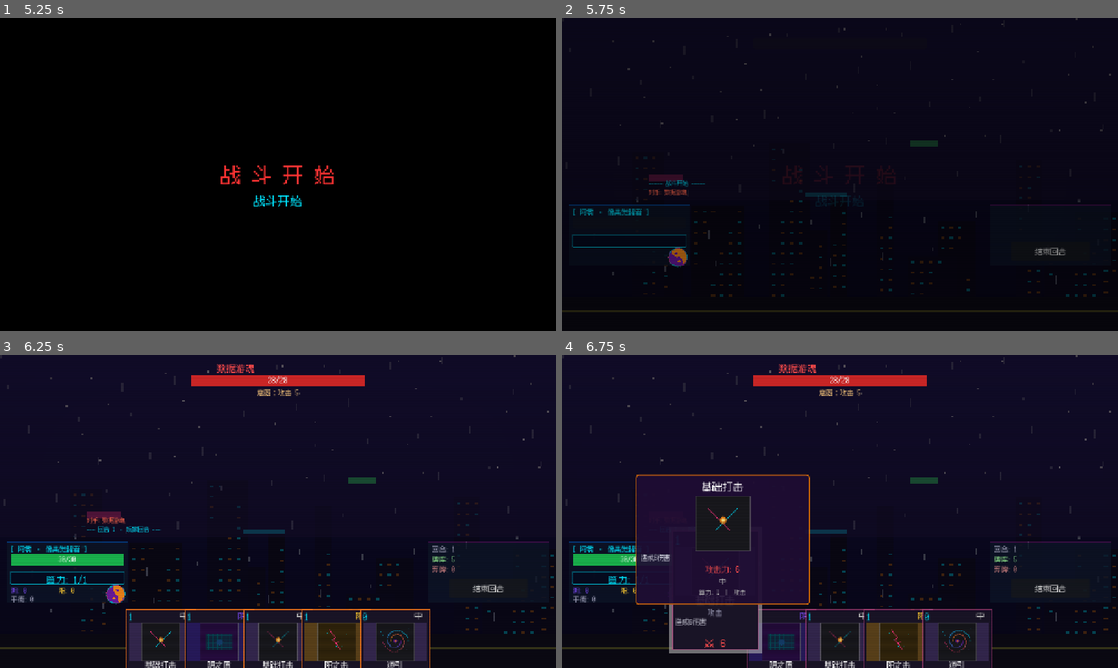
Above: before the commit, frames 1-4 (two rows, left to right).
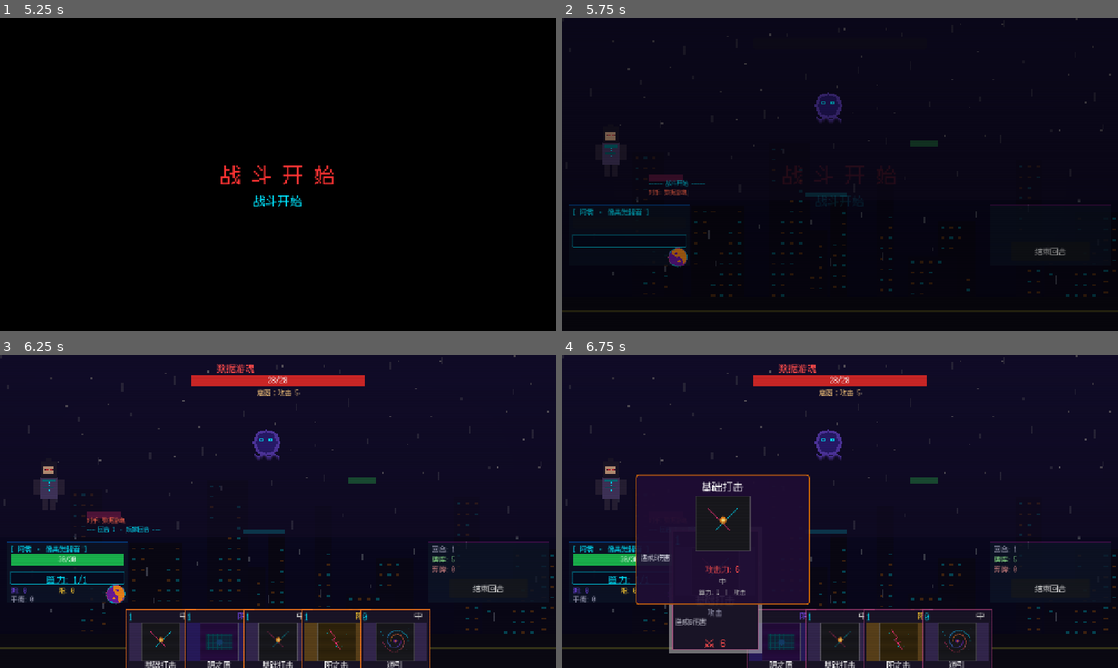
Above: after the commit, the same moments.

Repository: 9G420/CyberTao8
Game: Godot game, scene res://Scenes/Title.tscn
Two runs of this game, one before a commit and one after it. Both use one fixed random seed, a clock stepped at 60 frames per second and the inputs below. Sound files missing from this copy of the repository are replaced by a short silence.
Inputs (mouse positions are in pixels of both pictures, inside the frame that each line leads up to):
- Up to frame 1 (5.25 s): click "新 游 戏" at 0.5 s; tap Enter (ui_accept) at 1.25, 1.52 s; move the mouse to (400, 158) at 1.27 s; click (400, 158) at 1.42 s; drag from (166, 190) to (250, 237) at 2.02 s; move the mouse to (333, 105) at 2.77 s; click (333, 105) at 2.92 s; click "欲望街·外围" at 3.5 s; click "结束回合" at 4.25 s; click "结束回合" at 5 s
- Up to frame 2 (5.75 s): no input
- Up to frame 3 (6.25 s): click "结束回合" at 5.75 s
- Up to frame 4 (6.75 s): drag from (723, 661) to (673, 464) at 6.52 s

Frame 1 is identical in both runs. In frame 2, 0.6% of the frame differs, in the area x 7-51%, y 23-47%; in frame 3, 0.6%, in the area x 7-51%, y 23-46%; in frame 4, 0.6%.

Commit message:
修复战斗角色消失 + 优化刺耳音效
BattleManager._ai_sprite:
- AI资产不可用时回退到PixelArtGenerator.generate_character_sprite()
- 角色和怪物精灵恢复显示

SFX优化:
- 攻击音效: 去除saturate失真和脉冲波扫频，改用三角波pitch-drop
- 防御音效: 去除非谐波金属频率(2.76x/5.04x)，改用纯八度谐波
- Boss攻击: 去除saturate(2.5)失真和方波，改用正弦+三角波
- Backlash: 失真drive从3.0降到1.5

Diff:
--- a/Scripts/Battle/BattleManager.gd
+++ b/Scripts/Battle/BattleManager.gd
@@ -12,7 +12,8 @@
 	var ai_tex := AssetLoader.get_character_sprite(char_type, frame)
 	if ai_tex:
 		return ai_tex
-	return null
+	# Fallback to programmatic pixel art
+	return PixelArtGenerator.generate_character_sprite(char_type, frame)
 
 # --- 战斗状态枚举 ---
 enum BattleState {
--- a/Scripts/Battle/SFXGenerator.gd
+++ b/Scripts/Battle/SFXGenerator.gd
@@ -93,10 +93,10 @@
 	return stream
 
 # ============================================================
-# 1. ATTACK SFX - Impactful: freq sweep + distortion + punch
+# 1. ATTACK SFX - Clean hit: quick pitch drop + soft punch
 # ============================================================
 static func generate_attack_sfx() -> AudioStreamWAV:
-	var duration: float = 0.3
+	var duration: float = 0.25
 	var num_samples: int = int(duration * SR)
 	var data := PackedByteArray()
 	data.resize(num_samples)
@@ -105,55 +105,43 @@
 	for i in num_samples:
 		var t: float = float(i) / float(SR)
 		var p: float = float(i) / float(num_samples)
-		# Punch: fast exponential decay on low freq
-		var punch_env: float = exp(-p * 20.0)
-		var punch_freq: float = lerpf(180.0, 50.0, minf(p * 3.0, 1.0))
-		phase1 += punch_freq / float(SR)
-		var punch: float = _sine(phase1) * punch_env * 0.5
-		# Main sweep: 900Hz -> 120Hz square with PWM
-		var sweep_freq: float = lerpf(900.0, 120.0, p * p)
-		phase2 += sweep_freq / float(SR)
-		var duty: float = lerpf(0.5, 0.2, p)
-		var sweep_env: float = _adsr(t, duration, 0.005, 0.05, 0.6, 0.1)
-		var sweep: float = _pulse(phase2, duty) * sweep_env * 0.35
-		# Noise burst at start
-		var noise_env: float = exp(-p * 15.0)
-		var noise: float = _noise_from_index(i) * noise_env * 0.25
-		# Distorted mix
-		var mix: float = _saturate(punch + sweep + noise, 2.0)
-		data[i] = _to_byte(mix * 0.7)
-	return _make_stream(data)
-
-# ============================================================
-# 2. DEFENSE SFX - Resonant shield: rising harmonics + metallic ring
+		# Quick pitch-drop tone (triangle, warm)
+		var freq: float = lerpf(600.0, 150.0, p * p)
+		phase1 += freq / float(SR)
+		var tone_env: float = exp(-p * 12.0)
+		var tone: float = _tri(phase1) * tone_env * 0.35
+		# Soft click transient (very short noise)
+		var click: float = _noise_from_index(i) * exp(-p * 40.0) * 0.15
+		# Sub punch (sine, low)
+		phase2 += lerpf(120.0, 60.0, p) / float(SR)
+		var punch: float = _sine(phase2) * exp(-p * 15.0) * 0.2
+		var mix: float = tone + click + punch
+		data[i] = _to_byte(clampf(mix, -0.95, 0.95) * 0.6)
+	return _make_stream(data)
+
+# ============================================================
+# 2. DEFENSE SFX - Clean shield: gentle rising chime
 # ============================================================
 static func generate_defense_sfx() -> AudioStreamWAV:
-	var duration: float = 0.35
+	var duration: float = 0.3
 	var num_samples: int = int(duration * SR)
 	var data := PackedByteArray()
 	data.resize(num_samples)
 	var phase1: float = 0.0
 	var phase2: float = 0.0
-	var phase3: float = 0.0
-	for i in num_samples:
-		var t: float = float(i) / float(SR)
-		var p: float = float(i) / float(num_samples)
-		var env: float = _adsr(t, duration, 0.01, 0.08, 0.5, 0.15)
-		# Rising fundamental
-		var freq1: float = lerpf(300.0, 800.0, p * p)
+	for i in num_samples:
+		var t: float = float(i) / float(SR)
+		var p: float = float(i) / float(num_samples)
+		var env: float = _adsr(t, duration, 0.008, 0.06, 0.4, 0.12)
+		# Gentle rising tone (triangle)
+		var freq1: float = lerpf(400.0, 700.0, p)
 		phase1 += freq1 / float(SR)
 		var osc1: float = _tri(phase1) * 0.3
-		# Metallic harmonic (inharmonic ratio ~2.76)
-		var freq2: float = freq1 * 2.76
-		phase2 += freq2 / float(SR)
-		var osc2: float = _sine(phase2) * 0.15 * exp(-p * 5.0)
-		# High shimmer
-		var freq3: float = freq1 * 5.04
-		phase3 += freq3 / float(SR)
-		var osc3: float = _sine(phase3) * 0.08 * exp(-p * 8.0)
-		# Resonant filter simulation via feedback
-		var mix: float = (osc1 + osc2 + osc3) * env
-		data[i] = _to_byte(mix * 0.8)
+		# Octave harmonic (sine, soft)
+		phase2 += (freq1 * 2.0) / float(SR)
+		var osc2: float = _sine(phase2) * 0.1 * exp(-p * 4.0)
+		var mix: float = (osc1 + osc2) * env
+		data[i] = _to_byte(clampf(mix, -0.95, 0.95) * 0.55)
 	return _make_stream(data)
 
 # ============================================================
@@ -254,7 +242,7 @@
 		var gate: float = 1.0 if fmod(float(i), 800.0) < 500.0 else 0.2
 		var mix: float = (noise + dissonance + alarm) * env * gate
 		# Extra distortion
-		mix = _saturate(mix, 3.0)
+		mix = _saturate(mix, 1.5)
 		data[i] = _to_byte(mix * 0.7)
 	return _make_stream(data)
 
@@ -955,20 +943,20 @@
 		var _t: float = float(i) / float(SR)
 		var p: float = float(i) / float(num_samples)
 		var mix: float = 0.0
-		var boom_freq: float = lerpf(200.0, 35.0, minf(p * 2.0, 1.0))
+		# Deep boom (sine, pitch drop)
+		var boom_freq: float = lerpf(180.0, 40.0, minf(p * 2.0, 1.0))
 		phase_boom += boom_freq / float(SR)
-		var boom_env: float = exp(-p * 6.0) * 0.5
+		var boom_env: float = exp(-p * 5.0) * 0.4
 		mix += _sine(phase_boom) * boom_env
-		mix += _sine(phase_boom * 0.5) * boom_env * 0.4
-		var hit_freq: float = lerpf(600.0, 80.0, minf(p * 5.0, 1.0))
+		# Mid hit (triangle, softer than square)
+		var hit_freq: float = lerpf(500.0, 100.0, minf(p * 4.0, 1.0))
 		phase_hit += hit_freq / float(SR)
-		var hit_env: float = exp(-p * 15.0) * 0.4
-		mix += _square(phase_hit, 0.3) * hit_env
-		var crack_env: float = exp(-p * 25.0) * 0.35
+		var hit_env: float = exp(-p * 12.0) * 0.25
+		mix += _tri(phase_hit) * hit_env
+		# Short noise crack
+		var crack_env: float = exp(-p * 30.0) * 0.2
 		mix += _noise_from_index(i) * crack_env
-		mix = _saturate(mix, 2.5)
-		mix += _sine(float(i) * 30.0 / float(SR)) * exp(-p * 4.0) * 0.1
-		data[i] = _to_byte(clampf(mix, -1.0, 1.0) * 0.75)
+		data[i] = _to_byte(clampf(mix, -0.95, 0.95) * 0.6)
 	return _make_stream(data)
 
 # ============================================================
